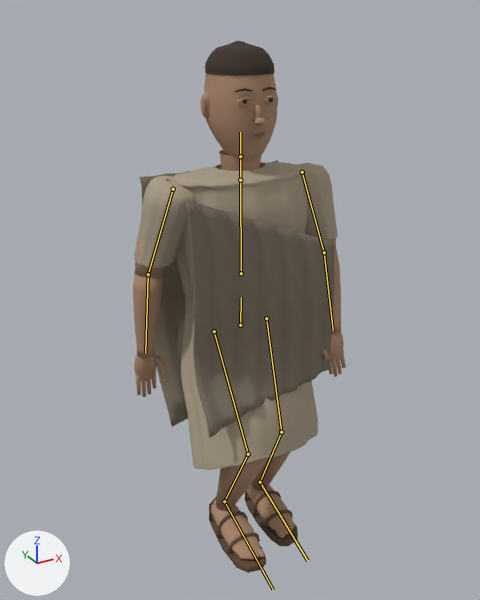
Before and after pictures for a commit that changed the glTF model public/models/wilderness-child.glb.
The view is the same before and after, from a 50 mm camera at (-0.605, -1.095, 1.126) aimed at (-0.001, 0.002, 0.578). The axes (+X, +Y, +Z) are drawn at lower left. The lights are the same throughout. The older version comes first. Both versions are drawn at frame 20 of the action 'Walk'; the numbers are the values there. The bones that change, and the others that lie on the model, are drawn over the model as lines.

Objects in the first picture: 'eye-white-surface.006', 'hair-surface.006', 'iris-surface.006', 'leather-surface.006', 'lip-surface.006', 'skin-surface.006', 'wilderness-tunic-cloth-surface.002', 'wilderness-wool-cloth-surface.002'.
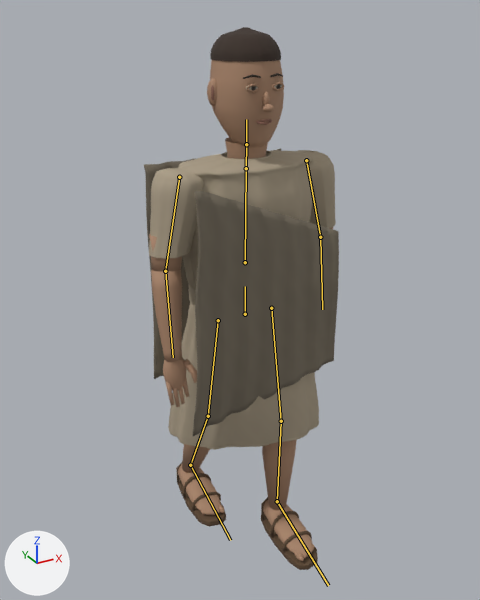
Patch to the scene script:
```diff
--- a/public/models/wilderness-child.glb.py
+++ b/public/models/wilderness-child.glb.py
@@ bone_hips @@
 bone_hips = bpy.data.objects['resident-rig.007'].pose.bones['hips']  # child of 'root'
-bone_hips.location = (0.0, -0.029, 0.0)
-bone_hips.rotation_quaternion = (1.0, 0.0, 0.0, 0.0)  # degrees (0, 0, 0)
+bone_hips.location = (0.01, -0.007, 0.0)
+bone_hips.rotation_quaternion = (1.0, 0.003, -0.016, 0.006)  # degrees (0, -2, 1)
@@ bone_spine @@
 bone_spine = bpy.data.objects['resident-rig.007'].pose.bones['spine']  # child of 'hips'
-bone_spine.rotation_quaternion = (1.0, -0.003, 0.0, 0.0)  # degrees (0, 0, 0)
+bone_spine.rotation_quaternion = (0.999, 0.006, 0.03, -0.006)  # degrees (1, 3, -1)
@@ bone_head @@
 bone_head = bpy.data.objects['resident-rig.007'].pose.bones['head']  # child of 'neck'
-bone_head.rotation_quaternion = (1.0, 0.0, -0.019, 0.0)  # degrees (0, -2, 0)
+bone_head.rotation_quaternion = (1.0, -0.011, -0.009, 0.0)  # degrees (-1, -1, 0)
@@ bone_arml @@
 bone_arml = bpy.data.objects['resident-rig.007'].pose.bones['armL']  # child of 'spine'
-bone_arml.rotation_quaternion = (0.996, 0.086, 0.0, 0.0)  # degrees (10, 0, 0)
+bone_arml.rotation_quaternion = (-0.999, 0.035, -0.017, -0.011)  # degrees (-4, 2, 1)
@@ bone_armr @@
 bone_armr = bpy.data.objects['resident-rig.007'].pose.bones['armR']  # child of 'spine'
-bone_armr.rotation_quaternion = (0.996, -0.086, 0.0, 0.0)  # degrees (-10, 0, 0)
+bone_armr.rotation_quaternion = (1.0, 0.018, 0.012, 0.005)  # degrees (2, 1, 1)
@@ bone_thighl @@
 bone_thighl = bpy.data.objects['resident-rig.007'].pose.bones['thighL']  # child of 'hips'
-bone_thighl.rotation_quaternion = (-0.954, 0.299, 0.0, -0.001)  # degrees (-35, 0, 0)
+bone_thighl.rotation_quaternion = (-0.997, -0.078, 0.016, -0.016)  # degrees (9, -2, 2)
@@ bone_shinl @@
 bone_shinl = bpy.data.objects['resident-rig.007'].pose.bones['shinL']  # child of 'thighL'
-bone_shinl.rotation_quaternion = (0.855, 0.518, 0.002, 0.003)  # degrees (62, 0, 0)
+bone_shinl.rotation_quaternion = (0.989, 0.147, -0.002, 0.003)  # degrees (17, 0, 0)
@@ bone_footl @@
 bone_footl = bpy.data.objects['resident-rig.007'].pose.bones['footL']  # child of 'shinL'
-bone_footl.rotation_quaternion = (0.971, -0.239, 0.002, -0.001)  # degrees (-28, 0, 0)
+bone_footl.rotation_quaternion = (0.974, -0.227, 0.012, -0.004)  # degrees (-26, 1, -1)
@@ bone_thighr @@
 bone_thighr = bpy.data.objects['resident-rig.007'].pose.bones['thighR']  # child of 'hips'
-bone_thighr.rotation_quaternion = (0.99, -0.138, 0.0, 0.001)  # degrees (-16, 0, 0)
+bone_thighr.rotation_quaternion = (-0.993, 0.114, 0.017, -0.016)  # degrees (-13, -2, 2)
@@ bone_shinr @@
 bone_shinr = bpy.data.objects['resident-rig.007'].pose.bones['shinR']  # child of 'thighR'
-bone_shinr.rotation_quaternion = (0.939, 0.344, -0.001, -0.004)  # degrees (40, 0, 0)
+bone_shinr.rotation_quaternion = (0.994, 0.11, -0.002, -0.004)  # degrees (13, 0, 0)
@@ bone_footr @@
 bone_footr = bpy.data.objects['resident-rig.007'].pose.bones['footR']  # child of 'shinR'
-bone_footr.rotation_quaternion = (0.977, -0.211, -0.002, 0.001)  # degrees (-24, 0, 0)
+bone_footr.rotation_quaternion = (1.0, 0.0, 0.008, -0.003)  # degrees (0, 1, 0)
```

Changed parts and their boxes [x1, y1, x2, y2] in the pictures (480 x 600 px):
'wilderness-wool-cloth-surface.002', posed
    before: [140, 160, 334, 438]
    after: [144, 148, 339, 436]
'wilderness-tunic-cloth-surface.002', posed (8% narrower)
    before: [134, 162, 338, 470]
    after: [149, 150, 336, 450]
'skin-surface.006', posed (14% narrower)
    before: [133, 73, 346, 559]
    after: [149, 60, 333, 561]
'leather-surface.006', posed
    before: [209, 491, 298, 573]
    after: [176, 461, 318, 570]
'hair-surface.006', posed
    before: [205, 41, 276, 92]
    after: [210, 27, 283, 79]
'lip-surface.006', posed
    before: [204, 96, 278, 138]
    after: [211, 85, 272, 125]
'iris-surface.006', posed
    before: [243, 98, 273, 104]
    after: [251, 84, 281, 91]
'eye-white-surface.006', posed
    before: [237, 99, 275, 103]
    after: [246, 85, 282, 90]
bone 'hips', root to tip
    before: (240, 325) to (241, 297)
    after: (245, 314) to (245, 286)
bone 'spine', root to tip
    before: (241, 273) to (240, 180)
    after: (245, 262) to (246, 168)
bone 'head', root to tip
    before: (240, 156) to (240, 132)
    after: (246, 144) to (246, 119)
bone 'armL', root to tip
    before: (173, 189) to (148, 274)
    after: (179, 177) to (165, 271)
bone 'armR', root to tip
    before: (302, 172) to (324, 252)
    after: (306, 160) to (320, 237)
bone 'thighL', root to tip
    before: (214, 331) to (248, 454)
    after: (218, 320) to (208, 416)
bone 'shinL', root to tip
    before: (248, 454) to (224, 501)
    after: (208, 416) to (190, 465)
bone 'footL', root to tip
    before: (224, 501) to (273, 589)
    after: (190, 465) to (230, 540)
bone 'thighR', root to tip
    before: (266, 318) to (281, 432)
    after: (271, 308) to (281, 421)
bone 'shinR', root to tip
    before: (281, 432) to (260, 482)
    after: (281, 421) to (277, 501)
bone 'footR', root to tip
    before: (260, 482) to (307, 560)
    after: (277, 501) to (328, 585)
